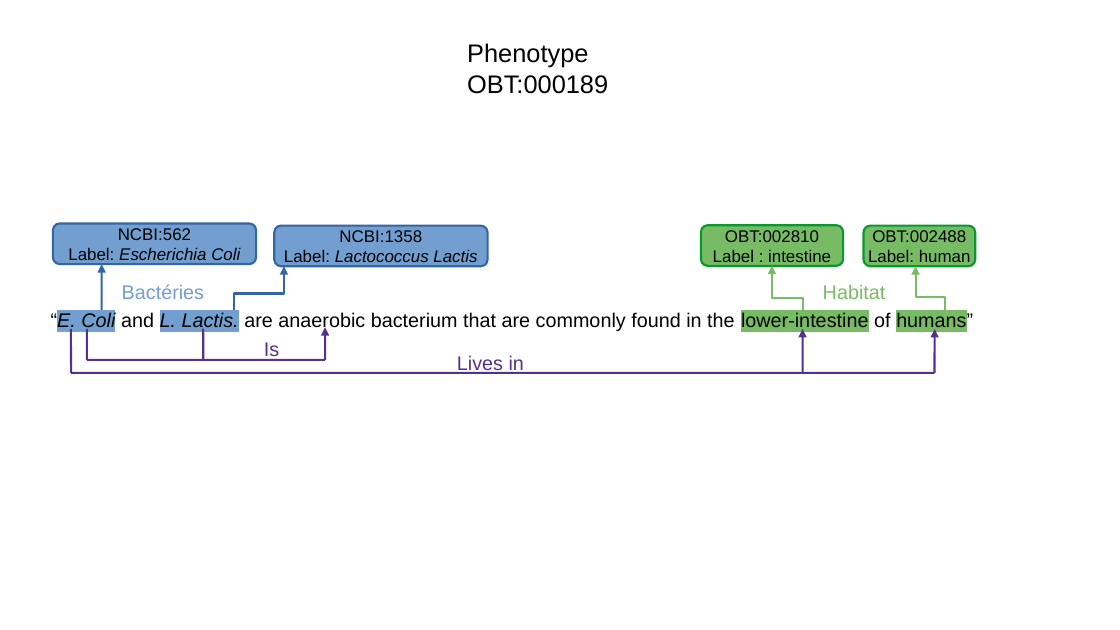
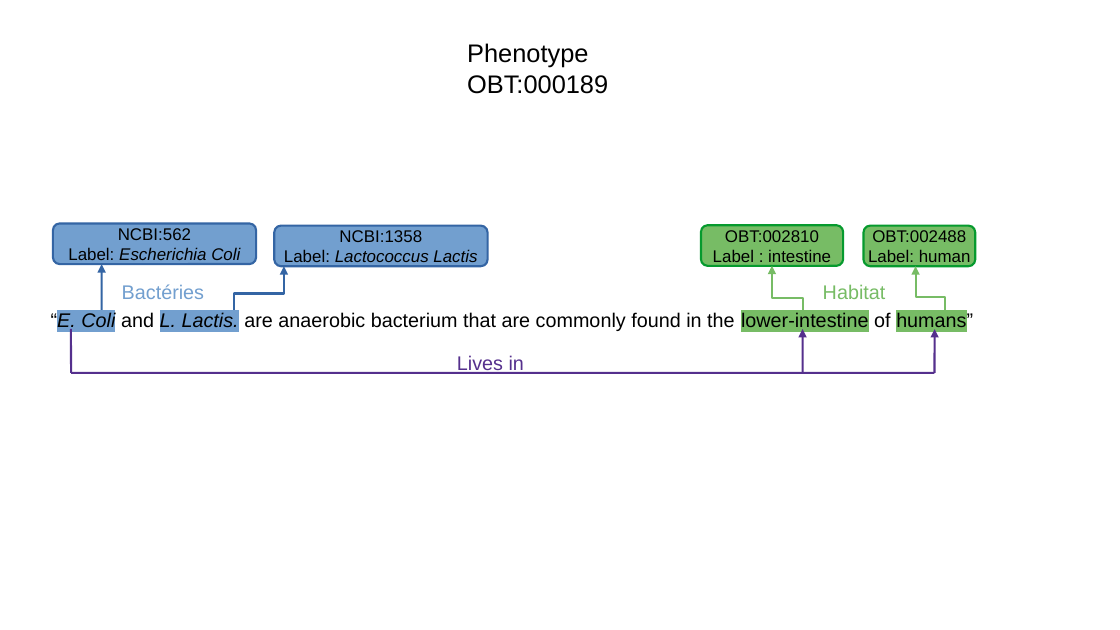
Before and after one commit to atoffano/entity-norm, a slide deck: slide 3 of diapo.odp. Drawn at 1120x630 pixels with LibreOffice and Linux fonts; fonts in the diff are those of the drawing. Boxes give left, top, right and bottom in pixels: in the first picture for what was removed or moved away, otherwise in the second. Text is boxed around its words. In the diff, an @@ line names an element or a change of style, - is before the commit and + after.

```diff
--- a/diapo.odp
+++ b/diapo.odp
@@ line removed from (86, 329) to (86, 360) @@
@@ line removed from (203, 329) to (203, 360) @@
@@ arrow removed from (325, 360) to (325, 327) @@
@@ text removed at box(264, 342, 279, 360) @@
-Is
@@ line removed from (325, 360) to (86, 360) @@
```
Also in this commit, not shown: 2 other slides changed, 2 slides added, 3 other files.
